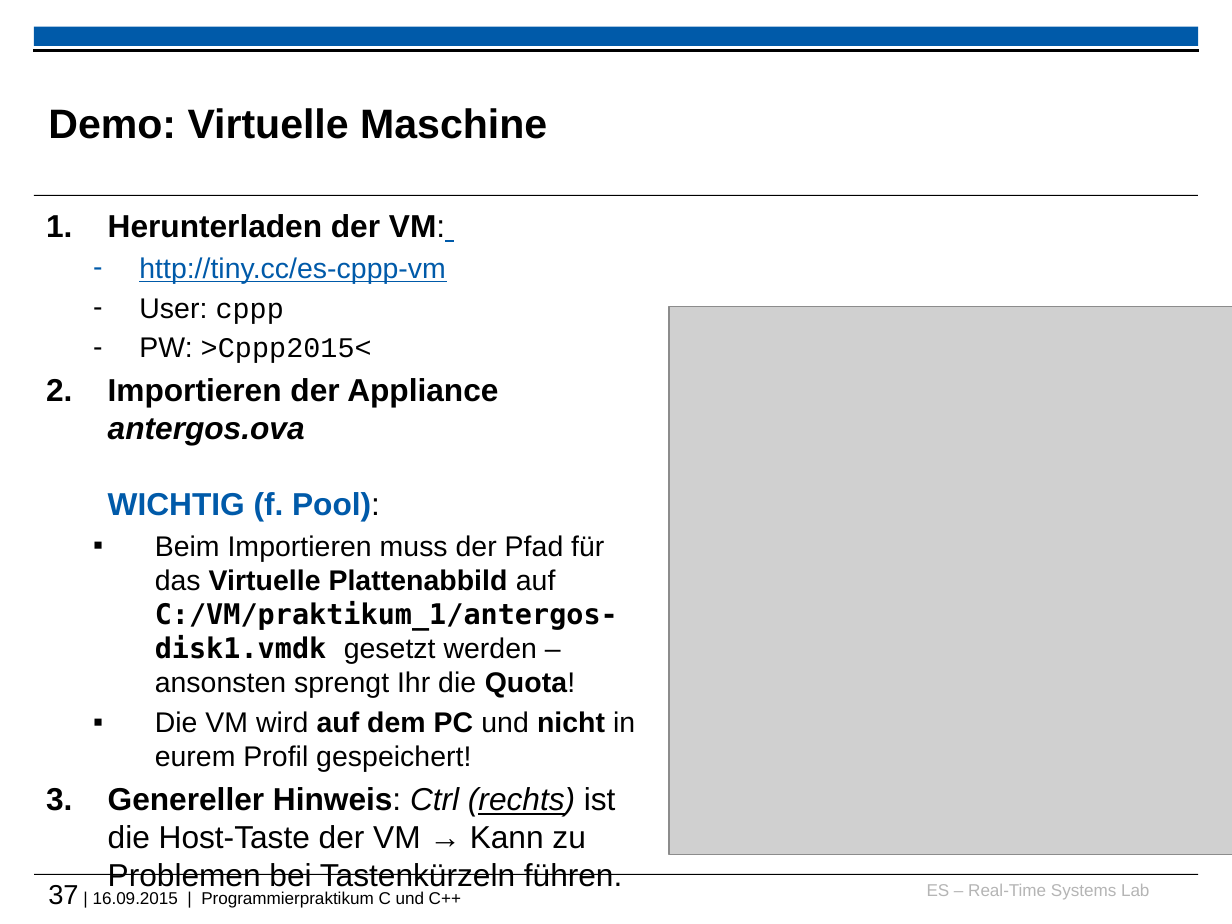
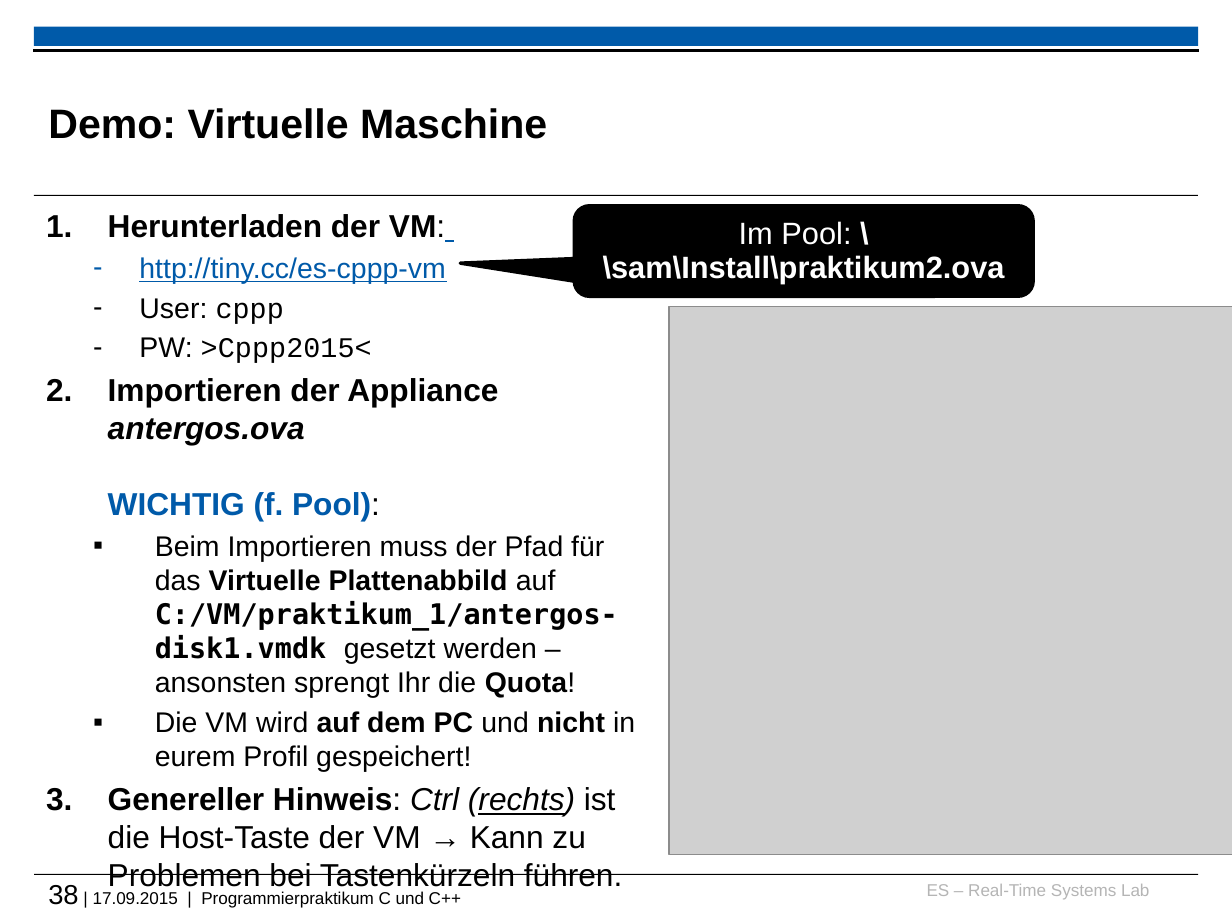
Before and after one commit to h82k/tud-cppp, a slide deck: slide 38 of cppp_lecture.pptx (slide 37 before the commit). Drawn at 1232x924 pixels with LibreOffice and Linux fonts; fonts in the diff are those of the drawing; grey boxes stand for pictures; background and template pictures are left out. Boxes give left, top, right and bottom in pixels: in the first picture for what was removed or moved away, otherwise in the second. Text is boxed around its words. In the diff, an @@ line names an element or a change of style, - is before the commit and + after.

```diff
--- a/cppp_lecture.pptx
+++ b/cppp_lecture.pptx
@@ rounded speech box added at bbox=[574, 206, 1032, 297], fill #000000, outline #000000 2 pt, 18 pt, text #FFFFFF, bold @@
+Im Pool: \\sam\Install\praktikum2.ova
@@ text at bbox=[48, 885, 461, 908]: text changed @@
-37 | 16.09.2015 | Programmierpraktikum C und C++
+38 | 17.09.2015 | Programmierpraktikum C und C++
```
Also in this commit, not shown: 6 other slides changed, 3 slides added, 1 slide removed, 1 other file.
